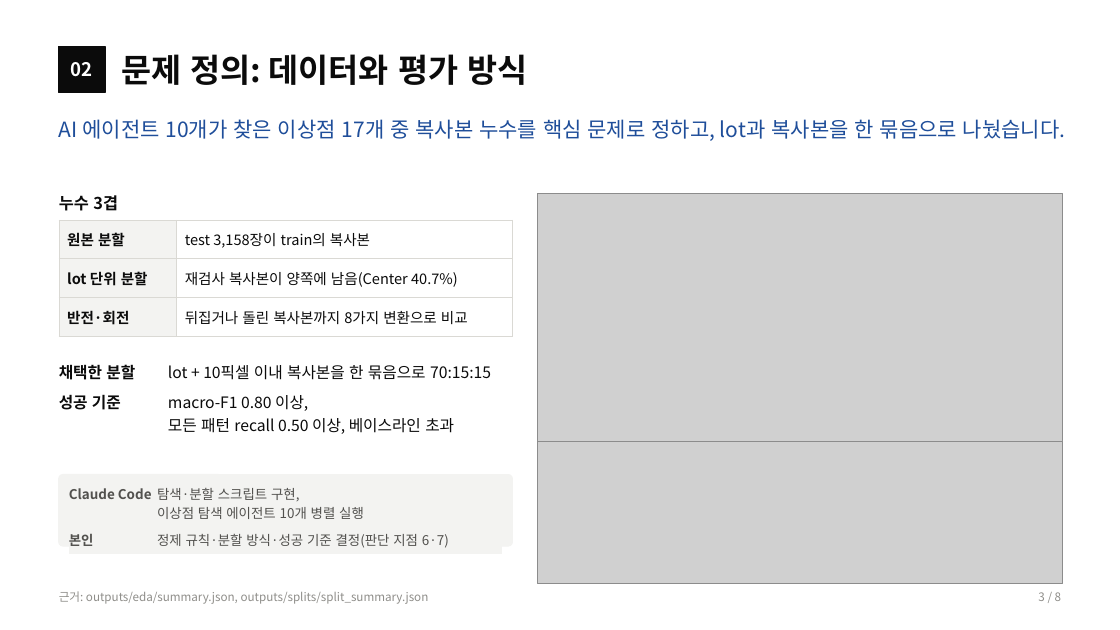
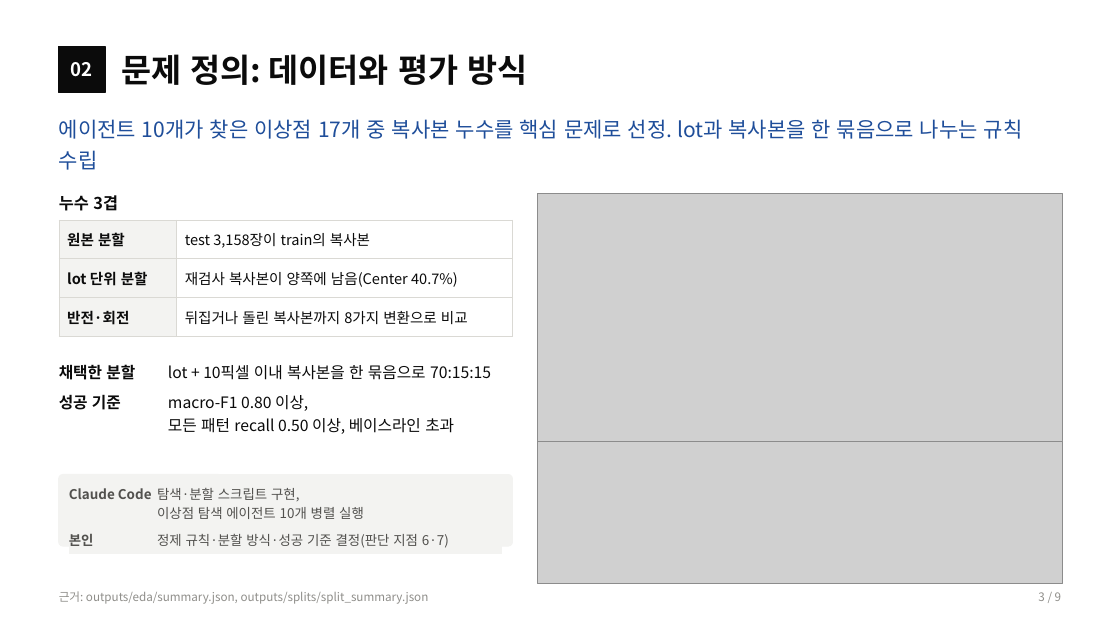
Before and after one commit to sl2ver/wm811k-wafer-defect-classification, a slide deck: slide 3 of portfolio/portfolio.pptx. Drawn at 1120x630 pixels with LibreOffice and Linux fonts; fonts in the diff are those of the drawing; grey boxes stand for pictures. Boxes give left, top, right and bottom in pixels: in the first picture for what was removed or moved away, otherwise in the second. Text is boxed around its words. In the diff, an @@ line names an element or a change of style, - is before the commit and + after.

```diff
--- a/portfolio/portfolio.pptx
+++ b/portfolio/portfolio.pptx
@@ text at (59,119,1023,170): text changed @@
-AI 에이전트 10개가 찾은 이상점 17개 중 복사본 누수를 핵심 문제로 정하고, lot과 복사본을 한 묶음으로 나눴습니다.
+에이전트 10개가 찾은 이상점 17개 중 복사본 누수를 핵심 문제로 선정. lot과 복사본을 한 묶음으로 나누는 규칙 수립
```
Also in this commit, not shown: 7 other slides changed, 1 slide added, 24 other files.
